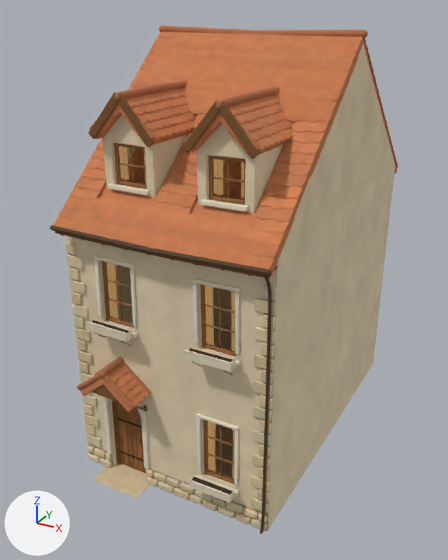
Before and after pictures for a commit that changed the Blender file assets/models/source/houses/storybook/LibraryRow_Neighbor4.blend.
Before and after are seen from a camera (50 mm lens) standing at (6.63, -9.51, 10.54) and looking at (-0.36, 3.2, 4.18). Every picture has the same lights, and +X, +Y and +Z are marked at lower left. The picture after the commit comes second.

In view in the first picture: 'Dach Dachflächen', 'Dach Ziegelreihen', 'Dachrinne und Fallrohr', 'Ecksteine', 'Fassade', 'Fenster 2 Glas', 'Gaube 1 Dach Ziegelreihen', 'Gaube 1 Wand', 'Gaube 2 Dach Ziegelreihen', 'Gaube 2 Wand', 'Seitenwand rechts', 'Sockelsteine' and 41 more.
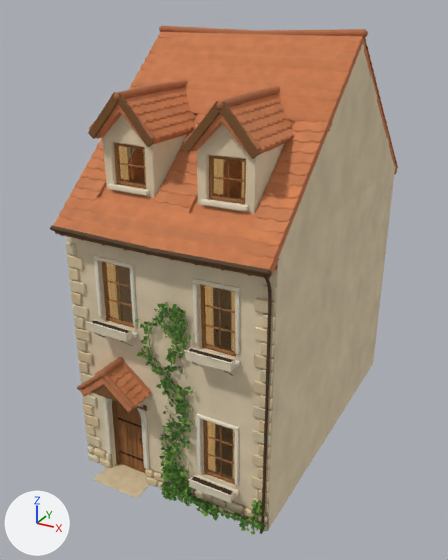
What differs and where, as boxes [x1, y1, x2, y2] in the pictures (448 x 560 px):
'ivy', added
    after: [140, 303, 266, 531]
'ivy_young', added
    after: [135, 303, 265, 534]
'stem', added
    after: [139, 302, 263, 529]

The change, as a diff of the scene's bpy script:
```diff
--- a/assets/models/source/houses/storybook/LibraryRow_Neighbor4.blend.py
+++ b/assets/models/source/houses/storybook/LibraryRow_Neighbor4.blend.py
@@ mat_blatt_efeu_frisch @@
+mat_blatt_efeu_frisch = bpy.data.materials.new('Blatt Efeu frisch')
+# nodes: Attribute, BsdfPrincipled, Bump, HueSaturation, MapRange, MixRGB, OutputMaterial, RGB, TexCoord, TexNoise
+# colours: dark green #426b29
@@ mat_blatt_efeu_jung_frisch @@
+mat_blatt_efeu_jung_frisch = bpy.data.materials.new('Blatt Efeu jung frisch')
+# nodes: Attribute, BsdfPrincipled, Bump, HueSaturation, MapRange, MixRGB, OutputMaterial, RGB, TexCoord, TexNoise
+# colours: green #6b9438
@@ mat_stiel_frisch @@
+mat_stiel_frisch = bpy.data.materials.new('Stiel frisch')
+# nodes: Attribute, BsdfPrincipled, Bump, HueSaturation, MapRange, MixRGB, OutputMaterial, RGB, TexCoord, TexNoise
+# colours: dark yellow #666b38
@@ me_ivy @@
+me_ivy.from_pydata(...)  # 10790 vertices, 18260 faces; spans x -0.61..2.53, y -0.29..-0.05, z -0.04..5.02
+me_ivy.polygons.foreach_set('use_smooth', [True] * 18260)
+me_ivy.materials.append(mat_blatt_efeu_frisch)
@@ me_ivy_young @@
+me_ivy_young.from_pydata(...)  # 5200 vertices, 8800 faces; spans x -0.69..2.48, y -0.27..-0.06, z -0.06..5.07
+me_ivy_young.polygons.foreach_set('use_smooth', [True] * 8800)
+me_ivy_young.materials.append(mat_blatt_efeu_jung_frisch)
@@ me_stem @@
+me_stem.from_pydata(...)  # 22548 vertices, 21054 faces; spans x -0.63..2.46, y -0.23..-0.05, z -0.01..5.06
+me_stem.polygons.foreach_set('use_smooth', [True] * 21054)
+me_stem.materials.append(mat_stiel_frisch)
@@ ob_ivy @@
+ob_ivy = bpy.data.objects.new('ivy', me_ivy)
+ob_ivy.location = (0.0, 0.0, 0.0)
@@ ob_ivy_young @@
+ob_ivy_young = bpy.data.objects.new('ivy_young', me_ivy_young)
+ob_ivy_young.location = (0.0, 0.0, 0.0)
@@ ob_stem @@
+ob_stem = bpy.data.objects.new('stem', me_stem)
+ob_stem.location = (0.0, 0.0, 0.0)
```
